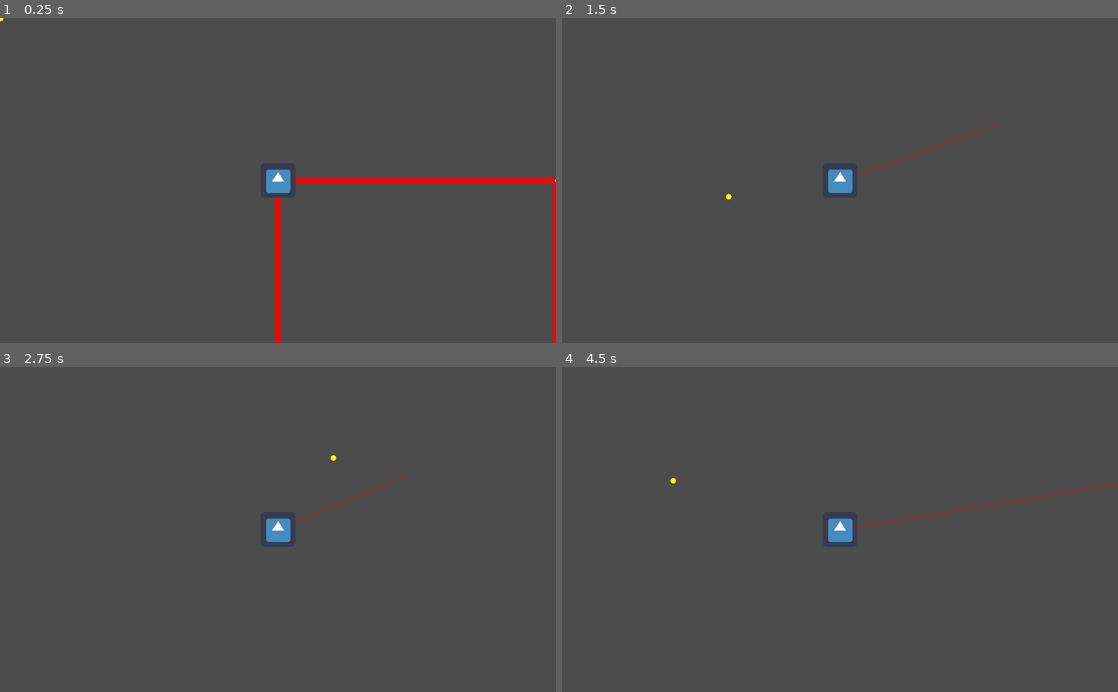
Above: before the commit, frames 1-4 (two rows, left to right).
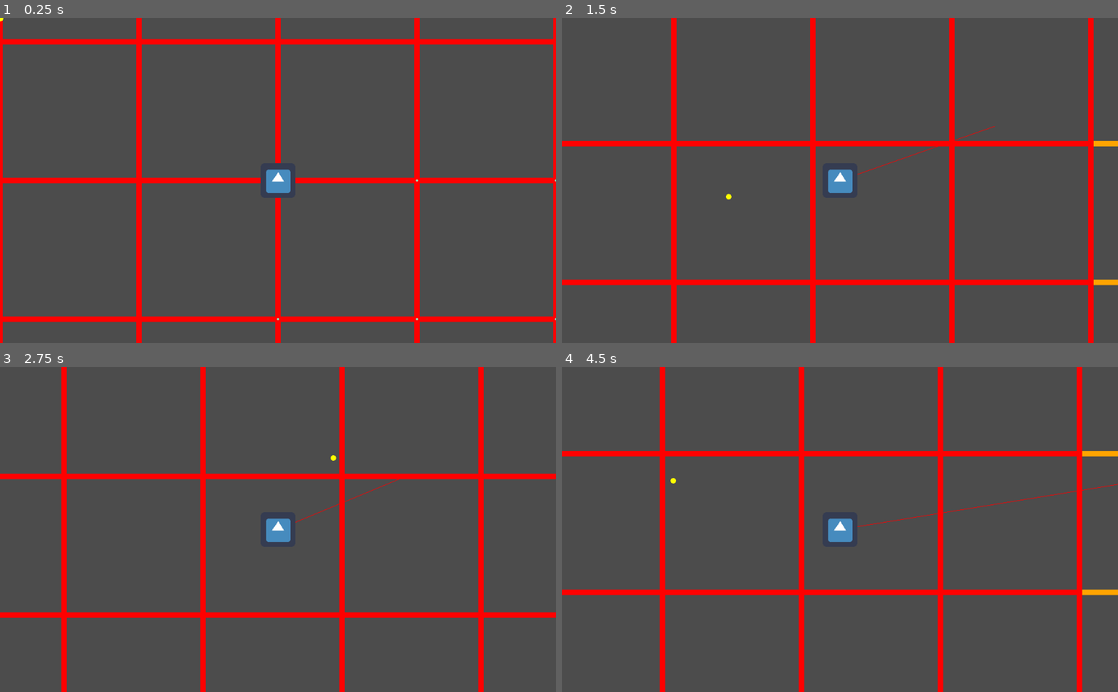
Above: after the commit, the same moments.

Repository: JaedanC/GoTeria
Game: Godot game, scene res://scenes/WorldSpawn/WorldSpawn.tscn
Two runs of this game, one before a commit and one after it. Both use one fixed random seed, a clock stepped at 60 frames per second and the inputs below. The engine's default icon, where the game draws it, is replaced by a stand-in: a white triangle on a blue panel in a dark square.
Inputs (mouse positions are in pixels of both pictures, inside the frame that each line leads up to):
- Up to frame 1 (0.25 s): no input
- Up to frame 2 (1.5 s): tap Enter at 0.5 s; move the mouse to (962, 164) at 0.52 s; hold D (move_right) from 0.53 s (still down); click (962, 164) at 0.6 s; tap Space (jump) at 0.77 s; move the mouse to (728, 196) at 1.27 s; right-click (728, 196) at 1.35 s
- Up to frame 3 (2.75 s): tap Space (jump) at 1.52 s; move the mouse to (333, 458) at 2.02 s; release D (move_right) at 2.03 s; hold A (move_left) from 2.03 s (still down); hold P (show_mappings) from 2.03 s (still down)
- Up to frame 4 (4.5 s): move the mouse to (812, 594) at 2.77 s; release A (move_left) at 2.78 s; release P (show_mappings) at 2.78 s; hold D (move_right) 2.78-4.28 s; tap Mouse wheel down (zoom_in) at 2.85 s; click (812, 594) at 2.92 s; tap Space (jump) at 3.02, 3.77 s; move the mouse to (1006, 578) at 3.52 s; hold Mouse wheel up (zoom_out) 3.53-4.28 s; move the mouse to (673, 480) at 4.27 s; hold A (move_left) from 4.28 s (still down); tap B at 4.35 s

The runs differ from the first frame. In frame 1, 7.6% of the frame differs, in the area x 0-100%, y 0-100%; in frame 2, 7.5%; in frame 3, 7.5%; in frame 4, 8.0%.

Commit message:
Streaming base created

Diff:
--- a/scenes/Player/Player.gd
+++ b/scenes/Player/Player.gd
@@ -96,15 +96,19 @@
 	viewport_rectangle = viewport_rectangle.expand(smoothed_position + (get_viewport_rect().size / 2) * camera.zoom)
 
 	# Use this to temporarily reduce the size of the viewport loading rectangle
-	# to watch the chunks be streamed in
-	viewport_rectangle = Rect2(viewport_rectangle.position + viewport_rectangle.size/4, viewport_rectangle.size / 2)
+	# to watch the chunks be streamed in. 0 is no effect. 1 is no vision.
+	var viewport_modifier = 0.3
+	var size = viewport_rectangle.size * Vector2(viewport_modifier, viewport_modifier)
+	viewport_rectangle = viewport_rectangle.grow_individual(-size.x, -size.y, -size.x, -size.y)
+#	viewport_rectangle = Rect2(viewport_rectangle.position + viewport_rectangle.size/4, viewport_rectangle.size / 2)
+#	viewport_rectangle = Rect2(viewport_rectangle.position + (viewport_rectangle.size * (viewport_modifier/2)), viewport_rectangle.size * viewport_modifier)
 
 	# Convert the top left and bottom right points of the Rect2 into an integer
 	# that we can loop through to get the points for the visible chunks. This
 	# takes into account the size of each chunk.
 	var chunk_dimensions = terrain.get_chunk_pixel_dimensions()
-	var top_left = (viewport_rectangle.position / chunk_dimensions).round()
-	var bottom_right = ((viewport_rectangle.position + viewport_rectangle.size) / chunk_dimensions).round()
+	var top_left = (viewport_rectangle.position / chunk_dimensions).floor()
+	var bottom_right = ((viewport_rectangle.position + viewport_rectangle.size) / chunk_dimensions).floor()
 
 	# Loop through these two values and include them in the visibility point
 	# list. +1 is there so that the right and bottom edge are forced to be
--- a/scenes/Terrain/Terrain.gd
+++ b/scenes/Terrain/Terrain.gd
@@ -29,11 +29,13 @@
 - These chunks are fully drawn and visible to the player.
 """
 var loaded_chunks = {}
-var loading_chunks = {}
 var lightly_loading_blocks_chunks = {}
 var lightly_loaded_blocks_chunks = {}
 var lightly_loading_drawing_chunks = {}
 var urgently_loading_blocks_chunks = {}
+
+var load_margin = 2
+var draw_margin = 2
 
 var player = null
 
@@ -59,13 +61,10 @@
 		for chunk in get_children():
 			chunk.save_chunk()
 		print("Finished Saving to file")
-#	free_all_invisible_chunks()
 	new_free_invisible_chunks()
-#	create_visible_chunks()
 
 
 #	loaded_chunks.clear()
-	loading_chunks.clear()
 	lightly_loading_blocks_chunks.clear()
 	lightly_loaded_blocks_chunks.clear()
 	lightly_loading_drawing_chunks.clear()
@@ -77,12 +76,16 @@
 	update()
 
 func old_create_chunks():
-	for point in lightly_loading_blocks_chunks.keys() + lightly_loading_drawing_chunks.keys() + urgently_loading_blocks_chunks.keys():
+	"""
+	This method crudely loads in all the chunks that the player can see with a
+	margin of 2. TODO: Stream in the loading of the Chunks and the drawing over
+	multiple frames to increase performance.
+	"""
+#	for point in lightly_loading_blocks_chunks.keys() + lightly_loading_drawing_chunks.keys() + urgently_loading_blocks_chunks.keys():
+	for point in player.get_visibility_points(draw_margin):
 		var world_image_in_chunks = world_image.get_size() / chunk_block_count
 		if (point.x < 0 || point.y < 0 || point.x >= world_image_in_chunks.x || point.y >= world_image_in_chunks.y):
 			continue
-
-#		print(world_image, point, chunk_block_count, chunk_pixel_dimensions)
 
 		if !loaded_chunks.has(point):
 			var chunk = chunk_scene.instance()
@@ -104,7 +107,7 @@
 	"""
 
 	# First we grab a set the world_positions that should be loaded in the game
-	var visibility_points = player.get_visibility_points(2)
+	var visibility_points = player.get_visibility_points(draw_margin)
 
 	# Create a temporary dictionary to store chunks that are already loaded
 	# and should stay loaded
@@ -130,104 +133,44 @@
 
 
 func _draw():
+	"""
+	This currently colours the chunks with a border donoting the kind of chunk it
+	is and how it should be streamed in. Changing the visibility_points method
+	will allow you to see this process in action.
+	"""
 	for point in lightly_loading_blocks_chunks.keys():
 		point *= chunk_pixel_dimensions
 		draw_rect(Rect2(point, chunk_pixel_dimensions), Color.green, false, 10, false)
-#		draw_circle(point, 10, Color.green)
 
 	for point in lightly_loading_drawing_chunks.keys():
 		point *= chunk_pixel_dimensions
 		draw_rect(Rect2(point, chunk_pixel_dimensions), Color.orange, false, 10, false)
-#		draw_circle(point, 10, Color.orange)
 
 	for point in urgently_loading_blocks_chunks.keys():
 		point *= chunk_pixel_dimensions
 		draw_rect(Rect2(point, chunk_pixel_dimensions), Color.red, false, 10, false)
-#		draw_circle(point, 10, Color.red)
 
 func new_create_loading_regions():
-	var player_visibility_points = player.get_visibility_points()
-
-	# TODO: This requires the implementation to be very specific. Find a better
-	# way to find the top left and bottom right points
-	var top_left_point = player_visibility_points[0]
-	var bottom_right_point = player_visibility_points[-1]
-
-	var light_loading_block_top_left = top_left_point - Vector2(2, 2)
-	var light_loading_block_bottom_right = bottom_right_point + Vector2(2, 2)
-	var light_loading_drawing_top_left = top_left_point - Vector2(1, 1)
-	var light_loading_drawing_bottom_right = bottom_right_point + Vector2(1, 1)
-
-	for i in range(light_loading_block_top_left.x, light_loading_block_bottom_right.x):
-		for j in range(light_loading_block_top_left.y, light_loading_block_bottom_right.y):
-			var point = Vector2(i, j)
-			if point.x < 0 or point.y < 0:
-				continue
-
-			if (i == light_loading_block_top_left.x ||
-				i == light_loading_block_bottom_right.x - 1 ||
-				j == light_loading_block_top_left.y ||
-				j == light_loading_block_bottom_right.y - 1):
-				lightly_loading_blocks_chunks[point] = null
-				continue
-
-			if (i == light_loading_block_top_left.x + 1 ||
-				i == light_loading_block_bottom_right.x - 2 ||
-				j == light_loading_block_top_left.y + 1 ||
-				j == light_loading_block_bottom_right.y - 2):
-				lightly_loading_drawing_chunks[point] = null
-				continue
-
-			urgently_loading_blocks_chunks[point] = null
-
-func new_create_null_chunks():
-	for point in lightly_loading_blocks_chunks.keys():
-		var chunk = lightly_loading_blocks_chunks[point]
-
-		if (chunk == null):
-			chunk = chunk_scene.instance()
-			lightly_loading_blocks_chunks[point] = chunk
-			add_child(chunk)
-			chunk.init_stream(
-				world_image,
-				point,
-				chunk_block_count,
-				chunk_pixel_dimensions
-			)
-		loaded_chunks[point] = chunk
-
-	for point in lightly_loading_drawing_chunks.keys():
-		var chunk = lightly_loading_drawing_chunks[point]
-
-		if (chunk == null):
-			chunk = chunk_scene.instance()
-			lightly_loading_drawing_chunks[point] = chunk
-			add_child(chunk)
-			chunk.init_stream(
-				world_image,
-				point,
-				chunk_block_count,
-				chunk_pixel_dimensions
-			)
-			chunk.stream_all()
-		loaded_chunks[point] = chunk
-
-	for point in urgently_loading_blocks_chunks.keys():
-		var chunk = urgently_loading_blocks_chunks[point]
-
-		if (chunk == null):
-			chunk = chunk_scene.instance()
-			urgently_loading_blocks_chunks[point] = chunk
-			add_child(chunk)
-			chunk.init_stream(
-				world_image,
-				point,
-				chunk_block_count,
-				chunk_pixel_dimensions
-			)
-			chunk.stream_all()
-			chunk.update()
-		loaded_chunks[point] = chunk
+	var load_visibility_points = player.get_visibility_points(load_margin + draw_margin)
+	var draw_visibility_points = player.get_visibility_points(draw_margin)
+	var urgent_visibility_points = player.get_visibility_points()
+
+	for point in urgent_visibility_points:
+		load_visibility_points.erase(point)
+		draw_visibility_points.erase(point)
+
+	for point in draw_visibility_points:
+		load_visibility_points.erase(point)
+
+	for point in urgent_visibility_points:
+		urgently_loading_blocks_chunks[point] = null
+
+	for point in draw_visibility_points:
+		lightly_loading_drawing_chunks[point] = null
+
+	for point in load_visibility_points:
+		lightly_loading_blocks_chunks[point] = null
+
 
 func new_continue_loading_regions():
 	# These are the lightly loaded block chunks
@@ -256,97 +199,6 @@
 		loaded_chunks[point] = chunk
 		blocks_to_draw -= 1
 
-func free_all_invisible_chunks():
-	"""
-	This method uses the visibility points to determine which chunks should be
-	unloaded from memory.
-	"""
-
-	# First we grab a set the world_positions that should be loaded in the game
-	var visibility_points = player.get_visibility_points()
-
-	# Create a temporary dictionary to store chunks that are already loaded
-	# and should stay loaded
-	var visible_chunks = {}
-
-	# Loop through the loaded chunks and store the ones that we should keep in
-	# visible_chunks while erasing them from the old loaded_chunks dictionary.
-	for visible_point in visibility_points:
-		if loaded_chunks.has(visible_point):
-			visible_chunks[visible_point] = loaded_chunks[visible_point]
-			loaded_chunks.erase(visible_point)
-
-	# Now the remaining chunks in loaded_chunks are invisible to the player
-	# and can be deleted from memory. The delete_chunk method will handle this
-	# for us.
-	for invisible_point in loaded_chunks.keys():
-#		self.remove_child(loaded_chunks[world_position])
-		delete_chunk(loaded_chunks[invisible_point])
-
-	# Finally, our new visible chunks dictionary becomes the loaded chunks
-	# dictionary
-	loaded_chunks = visible_chunks
-
-func delete_chunk(chunk):
-	"""
-	This method deletes the chunk passed in and removed the reference to this
-	chunk in the loaded_chunks dictionary.
-	"""
-	loaded_chunks.erase(chunk.chunk_position)
-	chunk.queue_free()
-
-func generate_world():
-	"""
-	This method creates a sample world and saves it to disk. The chunks created
-	are not kept around and thus this is where world generation will eventually
-	go. TODO: What happens to the created chunks? Do they persist in memory or
-	are they collected?
-	"""
-	for i in range(world_size_in_chunks.x):
-		for j in range(world_size_in_chunks.y):
-			var chunk = create_chunk(Vector2(i, j))
-			chunk.save_chunk()
-
-func create_visible_chunks():
-	"""
-	This method uses the visibility points to load chunks from memory if they
-	not already loaded. Loaded chunks are added to the loaded_chunk dictionary
-	and added as children to this scene. Points including negative values
-	will be rejected by create_chunk so we need to check if the return is null
-	before we add it to the tree.
-	"""
-	var visibility_points = player.get_visibility_points()
-	for point in visibility_points:
-		if !loaded_chunks.has(point):
-			var _result = create_chunk(point)
-
-func create_chunk(chunk_position : Vector2) -> bool:
-	"""
-	This method creates and loads a chunk based on the chunk_position Vector2.
-	It will return null if the x or y value is negative. Otherwise it will add
-	the chunk to the loaded_chunks dictionary. returns whether the chunk exists
-	"""
-	# Input checks. TODO: World Boundaries
-	if chunk_position.x < 0 or chunk_position.y < 0:
-		return false
-
-	# Check if it's already loaded
-	if loaded_chunks.has(chunk_position):
-		return true
-
-	# Instance a chunk
-	var chunk = chunk_scene.instance()
-	add_child(chunk)
-	chunk.init_stream(
-		world_image,
-		chunk_position,
-		chunk_block_count,
-		block_pixel_size
-	)
-	# Cache the chunk for future reference
-	loaded_chunks[chunk_position] = chunk
-	return true
-
 func get_chunk_pixel_dimensions() -> Vector2:
 	"""
 	Returns the size of a chunk in pixels as a Vector2
--- a/scenes/WorldSpawn/WorldSpawn.tscn
+++ b/scenes/WorldSpawn/WorldSpawn.tscn
@@ -32,5 +32,6 @@
 script = ExtResource( 5 )
 
 [node name="Terrain" parent="." instance=ExtResource( 7 )]
+chunk_block_count = Vector2( 16, 16 )
 
 [node name="Player" parent="." instance=ExtResource( 1 )]
